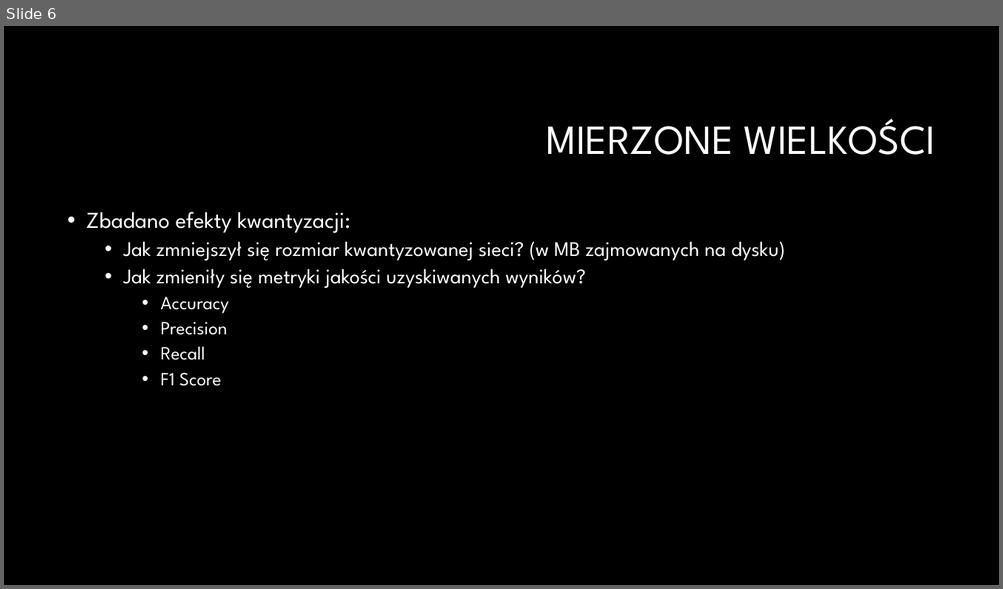
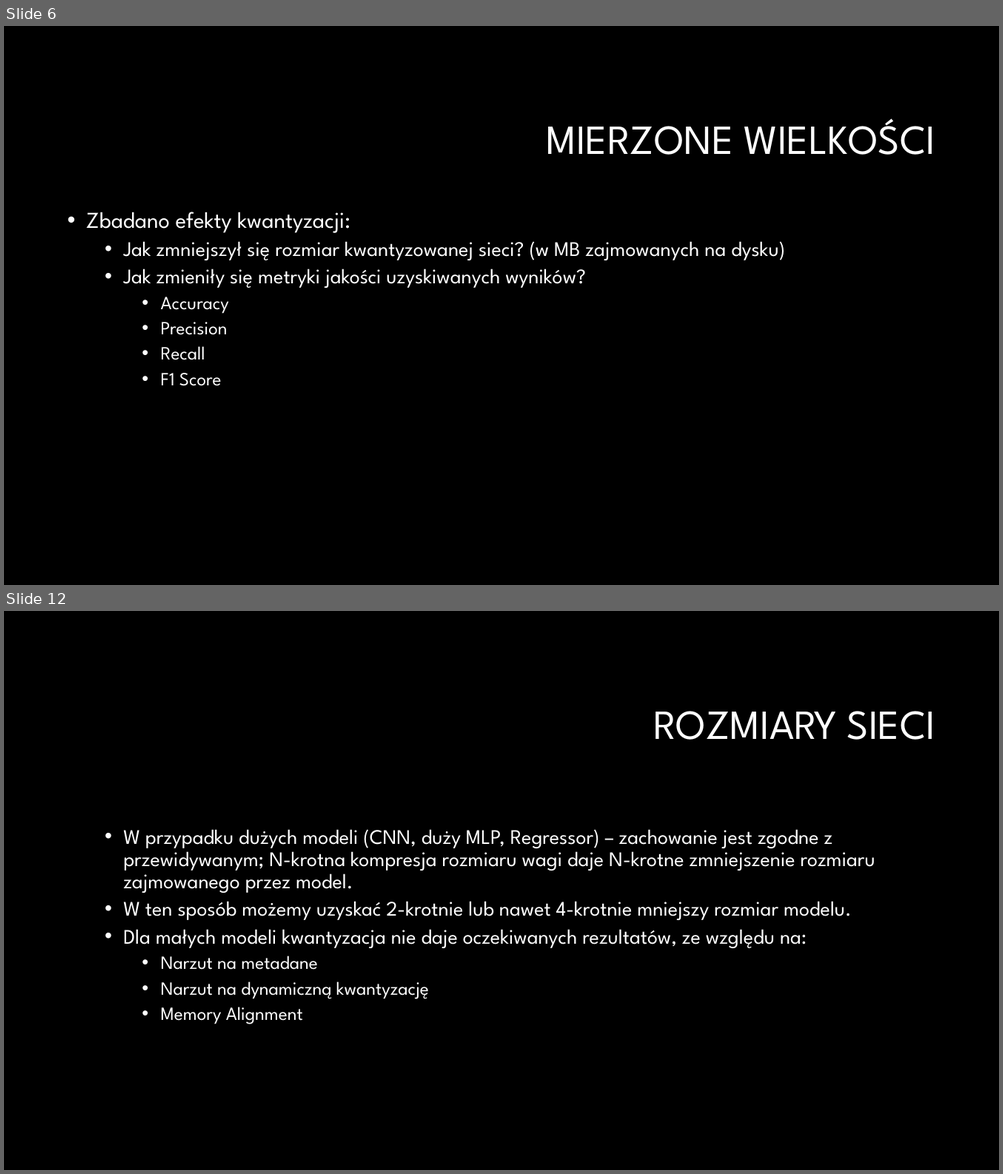
Before and after one commit to Krzysztof122/snn-quantization-performance-impact, a slide deck: Kwantyzacja.pptx. Shown one above the other, each under a label of ours: slide 6 before the commit, slides 6 and 12 after it; the slides between them are not shown. The pictures are 1003x589 and 1003x1174 pixels, drawn with LibreOffice and Linux fonts; fonts in the diff are those of the drawing; background and template pictures are left out. Boxes give left, top, right and bottom in pixels: in the first picture for what was removed or moved away, otherwise in the second. Text is boxed around its words. In the diff, an @@ line names an element or a change of style, - is before the commit and + after.

```diff
--- a/Kwantyzacja.pptx
+++ b/Kwantyzacja.pptx
@@ slide 12 added at (4, 611, 999, 1170), background #000000 @@
@@ title added at (654, 711, 936, 740), 40 pt, text #FFFFFF @@
+ROZMIARY SIECI
@@ text added at (123, 829, 875, 1025), 20 pt, text #FFFFFF @@
+  • W przypadku dużych modeli (CNN, duży MLP, Regressor) – zachowanie jest zgodne z przewidywanym; N-krotna kompresja rozmiaru wagi daje N-krotne zmniejszenie rozmiaru zajmowanego przez model.
+  • W ten sposób możemy uzyskać 2-krotnie lub nawet 4-krotnie mniejszy rozmiar modelu.
+  • Dla małych modeli kwantyzacja nie daje oczekiwanych rezultatów, ze względu na:
+    • Narzut na metadane
+    • Narzut na dynamiczną kwantyzację
+    • Memory Alignment
```
Also in this commit, not shown: 16 other slides added, 39 other files.
